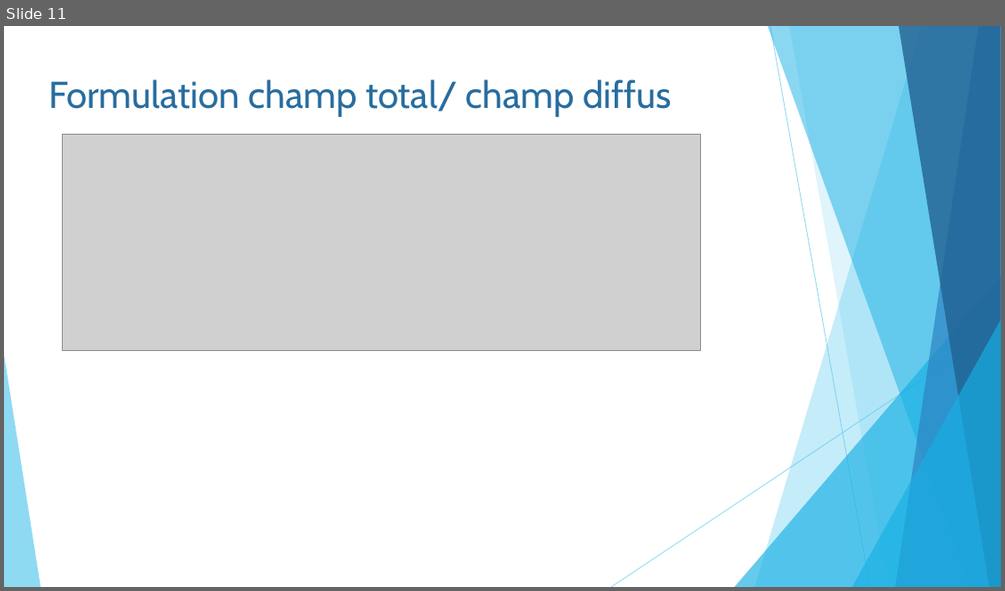
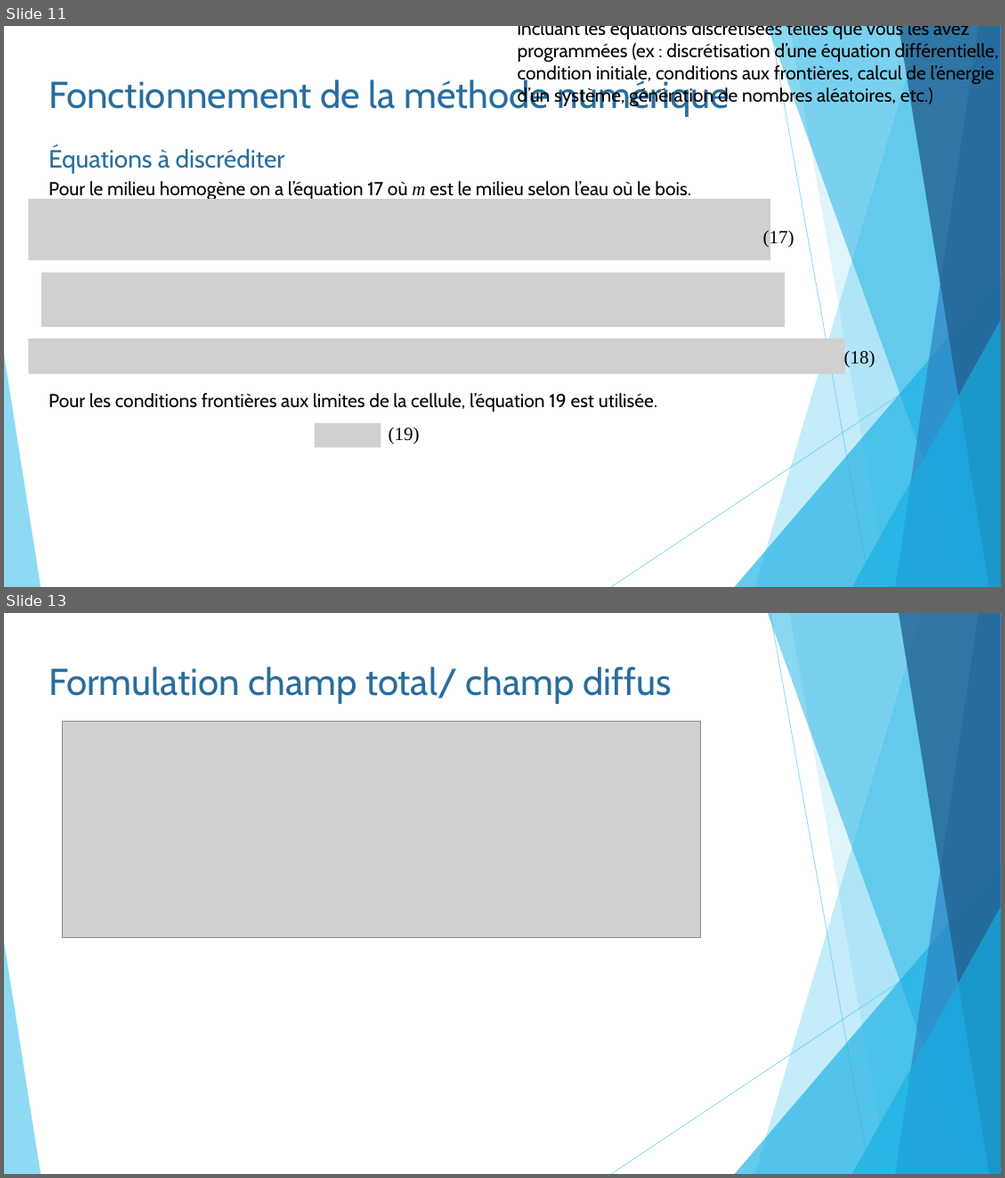
Before and after one commit to pierreluc-plt/ProjetSimulation, a slide deck: Oral/Présentation_Eq11.pptx. Shown one above the other, each under a label of ours: slide 11 before the commit, slides 11 and 13 after it; the slides between them are not shown. The pictures are 1005x591 and 1005x1178 pixels, drawn with LibreOffice and Linux fonts; fonts in the diff are those of the drawing; grey boxes stand for pictures. Boxes give left, top, right and bottom in pixels: in the first picture for what was removed or moved away, otherwise in the second. Text is boxed around its words. In the diff, an @@ line names an element or a change of style, - is before the commit and + after.

```diff
--- a/Oral/Présentation_Eq11.pptx
+++ b/Oral/Présentation_Eq11.pptx
@@ slide 11 added at [4,26,1001,587], background #FFFFFF; not listed: 10 template elements that a slide beside it also shows @@
@@ text added at [518,26,999,108], 18 pt, text #000000 @@
+Étapes et fonctionnement de la méthode numérique, en incluant les équations discrétisées telles que vous les avez programmées (ex : discrétisation d’une équation différentielle, condition initiale, conditions aux frontières, calcul de l’énergie d’un système, génération de nombres aléatoires, etc.)
@@ text added at [48,77,729,117], 36 pt, text #286D9F @@
+Fonctionnement de la méthode numérique
@@ text added at [48,147,285,174], 24 pt, text #286D9F @@
+Équations à discréditer
@@ text added at [48,181,691,200], 18 pt, text #000000 @@
+Pour le milieu homogène on a l’équation 17 où m est le milieu selon l’eau où le bois.
@@ picture added at [29,199,770,260] @@
@@ text added at [763,228,794,247], 18 pt, text #000000 @@
+(17)
@@ picture added at [41,272,785,327] @@
@@ picture added at [29,338,845,374] @@
@@ text added at [844,350,875,367], 18 pt, text #000000 @@
+(18)
@@ text added at [48,393,657,411], 18 pt, text #000000 @@
+Pour les conditions frontières aux limites de la cellule, l’équation 19 est utilisée.
@@ picture added at [315,423,380,448] @@
@@ text added at [388,426,420,444], 18 pt, text #000000 @@
+(19)
@@ what was slide 11 is now slide 13 @@
```
Also in this commit, not shown: 1 slide changed, 1 other slide added.
